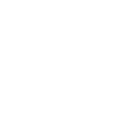
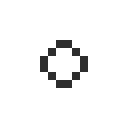
The second (128, 128) image is a revision of the first. Changes to its layers:
added layer "Layer 3" above "Layer 1" over [40, 40, 88, 88]
